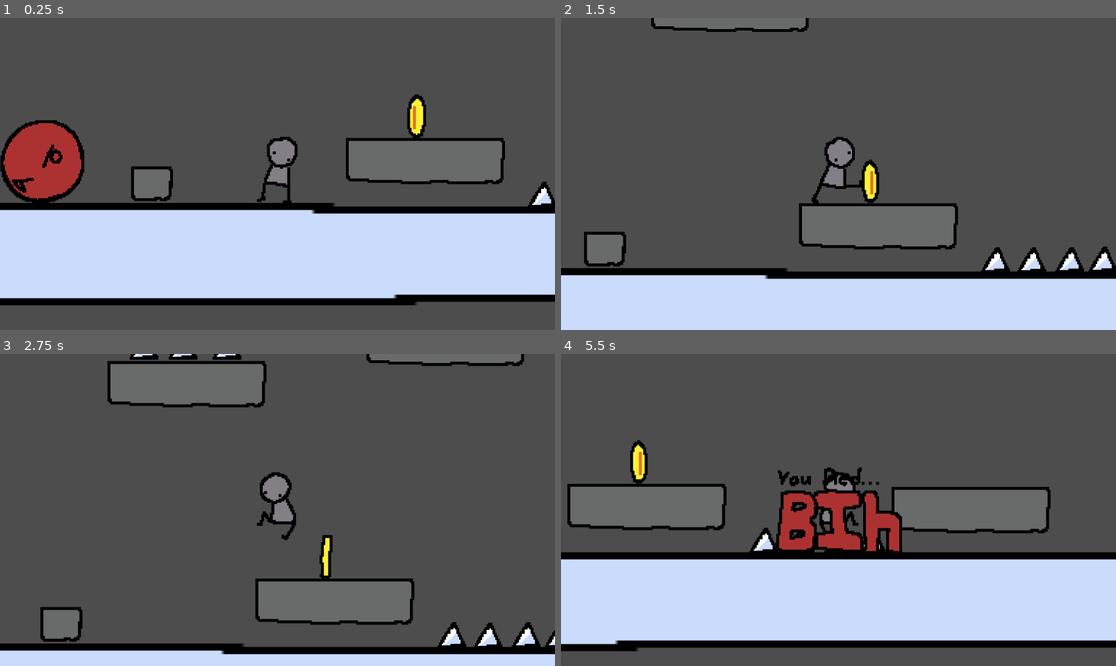
Above: before the commit, frames 1-4 (two rows, left to right).
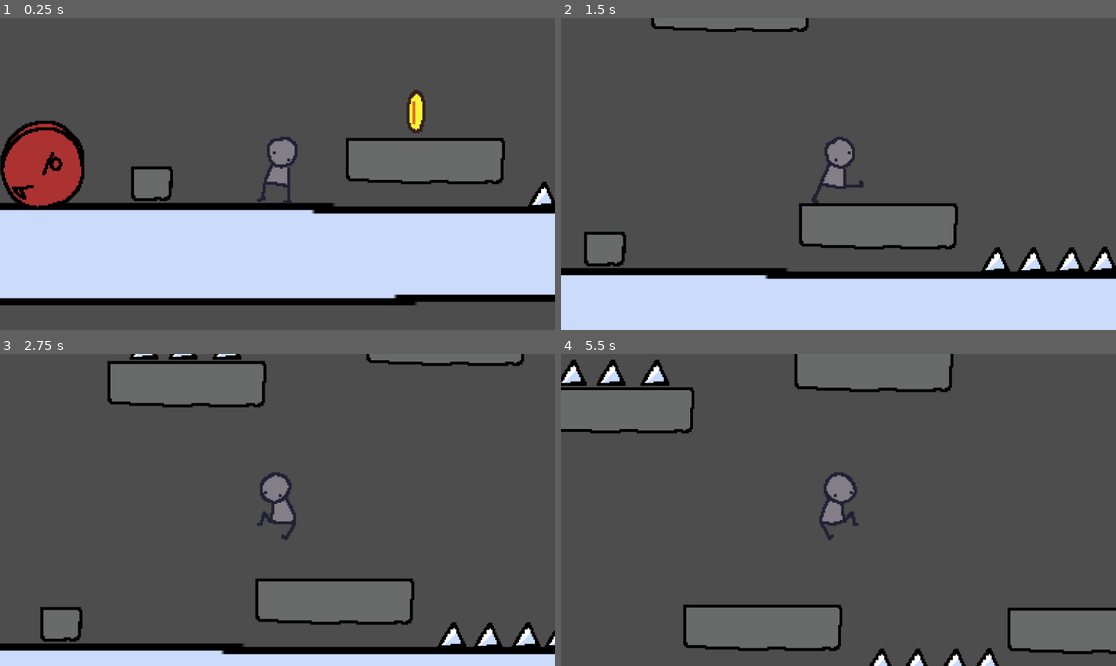
Above: after the commit, the same moments.

Repository: Helia8/platform
Game: Godot game, scene res://scenes/Level/Level1.tscn
The game is run twice, just before and just after one commit, with the same random seed, the same clock (stepped at 60 frames per second) and the same inputs.
Inputs:
- Up to frame 1 (0.25 s): no input
- Up to frame 2 (1.5 s): tap Enter (ui_accept) at 0.5, 0.77 s; hold Right (ui_right) from 0.53 s (still down)
- Up to frame 3 (2.75 s): tap Enter (ui_accept) at 1.52 s; release Right (ui_right) at 2.03 s; hold Left (ui_left) from 2.03 s (still down)
- Up to frame 4 (5.5 s): release Left (ui_left) at 2.78 s; hold Right (ui_right) 2.78-4.28 s; tap Enter (ui_accept) at 3.02, 3.77, 4.52 s; hold Left (ui_left) 4.28-5.03 s; hold Right (ui_right) from 5.03 s (still down)

The runs differ from the first frame. In frame 1, 1.8% of the frame differs, in the area x 0-77%, y 22-61%; in frame 2, 0.7%; in frame 3, 0.7%; in frame 4, 52%, in the area x 0-100%, y 0-100%.
Error before the commit: Invalid assignment of property or key 'visible' with value of type 'bool' on a base object of type 'null instance'. (res://src/Pickups/coin_pickup.gd:8)

Commit message:
feat: redid most sprites
enemy broken

Diff:
--- a/scenes/Ennemies/BasicEnnemy.tscn
+++ b/scenes/Ennemies/BasicEnnemy.tscn
@@ -3,18 +3,78 @@
 [ext_resource type="Script" uid="uid://c5hh4sj4i15iv" path="res://src/Ennemies/basic_ennemy.gd" id="1_ud4je"]
 [ext_resource type="Texture2D" uid="uid://b3ts2hu1vofjw" path="res://assets/anims/enemies/enemy_ball1.png" id="2_06wfx"]
 [ext_resource type="Texture2D" uid="uid://chjvhong35hxk" path="res://assets/anims/enemies/enemy_ball2.png" id="3_eo7p3"]
+[ext_resource type="Texture2D" uid="uid://dx7bepqwbljcl" path="res://assets/anims/enemies/enemy_ball_death1.png" id="3_pcp3a"]
 [ext_resource type="Texture2D" uid="uid://dwx4ch3wgg16c" path="res://assets/anims/enemies/enemy_ball3.png" id="4_ckgsn"]
+[ext_resource type="Texture2D" uid="uid://k8ilyfkyxcjn" path="res://assets/anims/enemies/enemy_ball_death2.png" id="4_p20ih"]
 [ext_resource type="Texture2D" uid="uid://bukbrfbbhr2bt" path="res://assets/anims/enemies/enemy_ball4.png" id="5_2x6xn"]
+[ext_resource type="Texture2D" uid="uid://dc4gksgcwa45a" path="res://assets/anims/enemies/enemy_ball_death3.png" id="5_jhvti"]
+[ext_resource type="Texture2D" uid="uid://ima4v0bm5tdy" path="res://assets/anims/enemies/enemy_ball_death4.png" id="6_05gtc"]
 [ext_resource type="Texture2D" uid="uid://ki3o2sob4s3c" path="res://assets/anims/enemies/enemy_ball5.png" id="6_xylyd"]
 [ext_resource type="Texture2D" uid="uid://bq2bj6cmfre4s" path="res://assets/anims/enemies/enemy_ball6.png" id="7_i6ayt"]
+[ext_resource type="Texture2D" uid="uid://dflf5yohbusdm" path="res://assets/anims/enemies/enemy_ball_death5.png" id="7_rer4v"]
 [ext_resource type="Texture2D" uid="uid://sk44wtnnmsfi" path="res://assets/anims/enemies/enemy_ball7.png" id="8_pw5n2"]
+[ext_resource type="Texture2D" uid="uid://dligq7rc682wa" path="res://assets/anims/enemies/enemy_ball_death6.png" id="8_rwhva"]
+[ext_resource type="Texture2D" uid="uid://by16uixcrtap7" path="res://assets/anims/enemies/enemy_ball_death7.png" id="9_8x437"]
 [ext_resource type="Texture2D" uid="uid://fxgff0k1tgws" path="res://assets/anims/enemies/enemy_ball8.png" id="9_mcof8"]
+[ext_resource type="Texture2D" uid="uid://c5tohyeqknlea" path="res://assets/anims/enemies/enemy_ball_death8.png" id="10_nnew7"]
+[ext_resource type="Texture2D" uid="uid://byhvpxsl6ncgv" path="res://assets/anims/enemies/enemy_ball_death9.png" id="11_b8o25"]
+[ext_resource type="Texture2D" uid="uid://cir1h5u20btmr" path="res://assets/anims/enemies/enemy_ball_death10.png" id="12_yjdlx"]
+[ext_resource type="Texture2D" uid="uid://q355j7r73i27" path="res://assets/anims/enemies/enemy_ball_death11.png" id="13_mpq4a"]
+[ext_resource type="Texture2D" uid="uid://c3ndrt4gc1v4c" path="res://assets/anims/enemies/enemy_ball_death12.png" id="14_y3maw"]
+[ext_resource type="Texture2D" uid="uid://f17wyuygm0de" path="res://assets/anims/enemies/enemy_ball_death13.png" id="15_0isgx"]
 
 [sub_resource type="CircleShape2D" id="CircleShape2D_ud4je"]
 radius = 119.0042
 
 [sub_resource type="SpriteFrames" id="SpriteFrames_4uoob"]
 animations = [{
+"frames": [{
+"duration": 0.3,
+"texture": ExtResource("3_pcp3a")
+}, {
+"duration": 0.3,
+"texture": ExtResource("4_p20ih")
+}, {
+"duration": 0.3,
+"texture": ExtResource("5_jhvti")
+}, {
+"duration": 0.3,
+"texture": ExtResource("6_05gtc")
+}, {
+"duration": 0.3,
+"texture": ExtResource("7_rer4v")
+}, {
+"duration": 1.0,
+"texture": ExtResource("8_rwhva")
+}, {
+"duration": 1.0,
+"texture": ExtResource("9_8x437")
+}, {
+"duration": 1.0,
+"texture": ExtResource("8_rwhva")
+}, {
+"duration": 1.0,
+"texture": ExtResource("10_nnew7")
+}, {
+"duration": 1.0,
+"texture": ExtResource("11_b8o25")
+}, {
+"duration": 1.0,
+"texture": ExtResource("12_yjdlx")
+}, {
+"duration": 1.0,
+"texture": ExtResource("13_mpq4a")
+}, {
+"duration": 1.0,
+"texture": ExtResource("14_y3maw")
+}, {
+"duration": 1.0,
+"texture": ExtResource("15_0isgx")
+}],
+"loop": true,
+"name": &"death",
+"speed": 5.0
+}, {
 "frames": [{
 "duration": 1.0,
 "texture": ExtResource("2_06wfx")
@@ -64,9 +124,9 @@
 texture = ExtResource("2_06wfx")
 
 [node name="EnemyAnim" type="AnimatedSprite2D" parent="EnnemyArea" unique_id=1962338253]
+position = Vector2(0, 25)
 sprite_frames = SubResource("SpriteFrames_4uoob")
-animation = &"walk"
-frame_progress = 0.73899174
+animation = &"death"
 
 [node name="EnnemyCollision" type="CollisionShape2D" parent="." unique_id=2092200608]
 shape = SubResource("CircleShape2D_06wfx")
--- a/scenes/Level/Level1.tscn
+++ b/scenes/Level/Level1.tscn
@@ -4,35 +4,14 @@
 [ext_resource type="PackedScene" uid="uid://7dgreu68l76s" path="res://scenes/Player.tscn" id="2_h32uy"]
 [ext_resource type="PackedScene" uid="uid://pukgko1ty678" path="res://scenes/Hazards/VoidHazard.tscn" id="3_p0hel"]
 [ext_resource type="PackedScene" uid="uid://bmudjookqyrr3" path="res://scenes/Hazards/SpikeHazard.tscn" id="4_8mqkg"]
-[ext_resource type="PackedScene" uid="uid://y4l43eaevqbb" path="res://scenes/WinFlag.tscn" id="5_8x4nf"]
+[ext_resource type="PackedScene" uid="uid://e0qg8ljkihcb" path="res://scenes/WinFlag.tscn" id="5_8x4nf"]
 [ext_resource type="PackedScene" uid="uid://dillxlklk13ia" path="res://scenes/Ennemies/BasicEnnemy.tscn" id="6_7s6sr"]
 [ext_resource type="PackedScene" uid="uid://bfg8snu3sq651" path="res://scenes/Platforms/BasicPlatform.tscn" id="7_4esi6"]
 [ext_resource type="PackedScene" uid="uid://lgtdme4tg6sh" path="res://scenes/Platforms/SquarePlatform.tscn" id="8_s5y6n"]
-[ext_resource type="Script" uid="uid://dwvxqjs5w3a1u" path="res://src/Platforms/moving_platform_with_trigger.gd" id="9_rsq5u"]
 [ext_resource type="PackedScene" uid="uid://c65r76r3p4o1" path="res://scenes/Pickups/CoinPickup.tscn" id="10_a7ub4"]
 
 [sub_resource type="RectangleShape2D" id="RectangleShape2D_p0hel"]
 size = Vector2(8234, 354)
-
-[sub_resource type="Curve2D" id="Curve2D_rsq5u"]
-resource_local_to_scene = true
-_data = {
-"points": PackedVector2Array(-30.298122, 10.912084, 30.298122, -10.912084, 253.4851, 7.0905304, -268.98077, 0, 268.98077, 0, 670.22217, 3.6666718, -194.7539, 80.466606, 194.7539, -80.466606, 1544.8889, -20.333332, 0, 0, 0, 0, 1973.3333, -99.333336)
-}
-point_count = 4
-
-[sub_resource type="RectangleShape2D" id="RectangleShape2D_en3ub"]
-size = Vector2(389, 102)
-
-[sub_resource type="RectangleShape2D" id="RectangleShape2D_6hnjv"]
-size = Vector2(366, 8.771591)
-
-[sub_resource type="Curve2D" id="Curve2D_a7ub4"]
-resource_local_to_scene = true
-_data = {
-"points": PackedVector2Array(-30.298122, 10.912084, 30.298122, -10.912084, 253.4851, 7.0905304, -268.98077, 0, 268.98077, 0, 670.22217, 3.6666718, -194.7539, 80.466606, 194.7539, -80.466606, 1303.1108, -64, 0, 0, 0, 0, 1954.6665, 219.00002)
-}
-point_count = 4
 
 [node name="Level1" type="Node2D" unique_id=2030989425]
 
@@ -188,82 +167,11 @@
 [node name="BasicPlatform10" parent="." unique_id=1686541704 instance=ExtResource("7_4esi6")]
 position = Vector2(6488, -772)
 
-[node name="MovingPlatform" type="Node2D" parent="." unique_id=633624828]
-position = Vector2(775, 90)
-script = ExtResource("9_rsq5u")
-speed = 2.0
-idle_time_midpath = 10.0
-
-[node name="PlatformPath" type="Path2D" parent="MovingPlatform" unique_id=1409864760]
-scale = Vector2(1.125, 3)
-curve = SubResource("Curve2D_rsq5u")
-
-[node name="PlatformPathFollow" type="PathFollow2D" parent="MovingPlatform/PlatformPath" unique_id=1845010379]
-position = Vector2(253.4851, 7.0905304)
-rotation = -0.3456946
-rotates = false
-
-[node name="RemoteTransform2D" type="RemoteTransform2D" parent="MovingPlatform/PlatformPath/PlatformPathFollow" unique_id=167867027]
-remote_path = NodePath("../../../PlatformBody")
-update_rotation = false
-update_scale = false
-
-[node name="PlatformBody" type="AnimatableBody2D" parent="MovingPlatform" unique_id=748276631]
-position = Vector2(285.17078, 21.271591)
-
-[node name="PlatformCollision" type="CollisionShape2D" parent="MovingPlatform/PlatformBody" unique_id=1245673624]
-position = Vector2(195, 51)
-shape = SubResource("RectangleShape2D_en3ub")
-
-[node name="TriggerArea" type="Area2D" parent="MovingPlatform/PlatformBody" unique_id=1117030317]
-
-[node name="TriggerCollision" type="CollisionShape2D" parent="MovingPlatform/PlatformBody/TriggerArea" unique_id=248386789]
-position = Vector2(190, -3.8857956)
-shape = SubResource("RectangleShape2D_6hnjv")
-
-[node name="MovingPlatform2" type="Node2D" parent="." unique_id=964675048]
-position = Vector2(3096, -248)
-script = ExtResource("9_rsq5u")
-speed = 1.0
-idle_time_midpath = 0.5
-
-[node name="PlatformPath" type="Path2D" parent="MovingPlatform2" unique_id=1154119806]
-scale = Vector2(1.125, 3)
-curve = SubResource("Curve2D_a7ub4")
-
-[node name="PlatformPathFollow" type="PathFollow2D" parent="MovingPlatform2/PlatformPath" unique_id=1978502249]
-position = Vector2(253.4851, 7.0905304)
-rotation = -0.3456946
-rotates = false
-
-[node name="RemoteTransform2D" type="RemoteTransform2D" parent="MovingPlatform2/PlatformPath/PlatformPathFollow" unique_id=1431394261]
-remote_path = NodePath("../../../PlatformBody")
-update_rotation = false
-update_scale = false
-
-[node name="PlatformBody" type="AnimatableBody2D" parent="MovingPlatform2" unique_id=1414549814]
-position = Vector2(285.17065, 21.271591)
-
-[node name="PlatformCollision" type="CollisionShape2D" parent="MovingPlatform2/PlatformBody" unique_id=1339444133]
-position = Vector2(195, 51)
-shape = SubResource("RectangleShape2D_en3ub")
-
-[node name="TriggerArea" type="Area2D" parent="MovingPlatform2/PlatformBody" unique_id=185581022]
-
-[node name="TriggerCollision" type="CollisionShape2D" parent="MovingPlatform2/PlatformBody/TriggerArea" unique_id=957223010]
-position = Vector2(190, -3.8857956)
-shape = SubResource("RectangleShape2D_6hnjv")
-
 [node name="CoinPickup" parent="." unique_id=488724526 instance=ExtResource("10_a7ub4")]
-position = Vector2(660, 183)
+position = Vector2(658, 166)
 
 [node name="BasicEnnemy2" parent="." unique_id=1010090589 instance=ExtResource("6_7s6sr")]
 position = Vector2(-607, 342)
 
 [node name="SquarePlatform16" parent="." unique_id=1847896861 instance=ExtResource("8_s5y6n")]
 position = Vector2(-327, 356)
-
-[connection signal="body_entered" from="MovingPlatform/PlatformBody/TriggerArea" to="MovingPlatform" method="_on_trigger_area_body_entered"]
-[connection signal="body_exited" from="MovingPlatform/PlatformBody/TriggerArea" to="MovingPlatform" method="_on_trigger_area_body_exited"]
-[connection signal="body_entered" from="MovingPlatform2/PlatformBody/TriggerArea" to="MovingPlatform2" method="_on_trigger_area_body_entered"]
-[connection signal="body_exited" from="MovingPlatform2/PlatformBody/TriggerArea" to="MovingPlatform2" method="_on_trigger_area_body_exited"]
--- a/scenes/Pickups/CoinPickup.tscn
+++ b/scenes/Pickups/CoinPickup.tscn
@@ -37,7 +37,7 @@
 [node name="PickupCollision" type="CollisionShape2D" parent="CoinArea" unique_id=191844623]
 shape = SubResource("CircleShape2D_goyns")
 
-[node name="AnimatedSprite2D" type="AnimatedSprite2D" parent="CoinArea" unique_id=437787391]
+[node name="CoinAnim" type="AnimatedSprite2D" parent="." unique_id=437787391]
 sprite_frames = SubResource("SpriteFrames_m1t1i")
 animation = &"idle"
 autoplay = "idle"
--- a/scenes/Platforms/MovingPlatformWithTrigger.tscn
+++ b/scenes/Platforms/MovingPlatformWithTrigger.tscn
@@ -11,15 +11,16 @@
 point_count = 4
 
 [sub_resource type="RectangleShape2D" id="RectangleShape2D_en3ub"]
-size = Vector2(281.32925, 59.72841)
+size = Vector2(261.32922, 65.72841)
 
 [sub_resource type="RectangleShape2D" id="RectangleShape2D_6hnjv"]
-size = Vector2(240, 8.771591)
+size = Vector2(226, 8.771591)
 
 [node name="MovingPlatformWithTrigger" type="Node2D" unique_id=633624828]
 script = ExtResource("1_qckev")
 
 [node name="PlatformPath" type="Path2D" parent="." unique_id=1409864760]
+position = Vector2(-285.17075, -18)
 scale = Vector2(1.125, 3)
 curve = SubResource("Curve2D_en3ub")
 
@@ -34,21 +35,20 @@
 update_scale = false
 
 [node name="PlatformBody" type="AnimatableBody2D" parent="." unique_id=748276631]
-position = Vector2(285.17075, 21.271591)
+position = Vector2(0, 3.2715912)
 
 [node name="PlatformCollision" type="CollisionShape2D" parent="PlatformBody" unique_id=1245673624]
-position = Vector2(141.16464, 29.864204)
+position = Vector2(131.16464, 32.864204)
 shape = SubResource("RectangleShape2D_en3ub")
 
 [node name="TriggerArea" type="Area2D" parent="PlatformBody" unique_id=1117030317]
 
 [node name="TriggerCollision" type="CollisionShape2D" parent="PlatformBody/TriggerArea" unique_id=248386789]
-position = Vector2(139.82925, -3.8857956)
+position = Vector2(132.82925, -3.8857956)
 shape = SubResource("RectangleShape2D_6hnjv")
 
-[node name="MovingPlatform" type="Sprite2D" parent="PlatformBody" unique_id=1757147862]
-position = Vector2(141.45425, 29.72841)
-scale = Vector2(1.9274192, 1.0538461)
+[node name="MovingPlatform" type="Sprite2D" parent="PlatformBody" unique_id=1492024619]
+position = Vector2(130.82925, 32.72841)
 texture = ExtResource("2_vy0lw")
 
 [connection signal="body_entered" from="PlatformBody/TriggerArea" to="." method="_on_trigger_area_body_entered"]
--- a/scenes/Player.tscn
+++ b/scenes/Player.tscn
@@ -15,6 +15,7 @@
 [ext_resource type="Texture2D" uid="uid://li8cutfujf67" path="res://assets/anims/player/playerjump_rising1.png" id="9_0rnld"]
 [ext_resource type="Texture2D" uid="uid://1v6emqtjvyr2" path="res://assets/anims/player/playerjump_rising2.png" id="10_srp4u"]
 [ext_resource type="PackedScene" uid="uid://dr43vh3jagpvv" path="res://scenes/DeathScreen.tscn" id="15_0rnld"]
+[ext_resource type="Texture2D" uid="uid://cpwe5y02niv45" path="res://assets/anims/player/playerwalk4.png" id="15_srp4u"]
 
 [sub_resource type="RectangleShape2D" id="RectangleShape2D_5q5h1"]
 size = Vector2(110.5, 215)
@@ -76,7 +77,7 @@
 "texture": ExtResource("5_cw2d6")
 }, {
 "duration": 1.0,
-"texture": ExtResource("4_70d11")
+"texture": ExtResource("15_srp4u")
 }],
 "loop": true,
 "name": &"walk",
@@ -102,7 +103,8 @@
 [node name="PlayerAnim" type="AnimatedSprite2D" parent="." unique_id=1195486849]
 position = Vector2(-1, -13)
 sprite_frames = SubResource("SpriteFrames_khinc")
-animation = &"walk"
+animation = &"falling"
+frame_progress = 0.7712458
 
 [node name="DeathScreen" parent="." unique_id=2039767255 instance=ExtResource("15_0rnld")]
 visible = false
--- a/src/Ennemies/basic_ennemy.gd
+++ b/src/Ennemies/basic_ennemy.gd
@@ -42,7 +42,7 @@
 
 func _process(delta: float) -> void :
 	if is_dead && anim.animation_finished:
-		queue_free()
+		pass
 
 
 
Binary file changed: assets/anims/obj/coin1.png
Binary file changed: assets/anims/obj/coin2.png
Binary file changed: assets/anims/obj/coin3.png
Binary file changed: assets/anims/obj/coin4.png
Binary file changed: assets/anims/player/playeridle0.png
Binary file changed: assets/anims/player/playeridle1.png
Binary file changed: assets/anims/player/playerjump0.png
Binary file changed: assets/anims/player/playerjump1.png
Binary file changed: assets/anims/player/playerjump_falling1.png
Binary file changed: assets/anims/player/playerjump_falling2.png
Binary file changed: assets/anims/player/playerjump_rising1.png
Binary file changed: assets/anims/player/playerjump_rising2.png
(and 19 more such lines)
